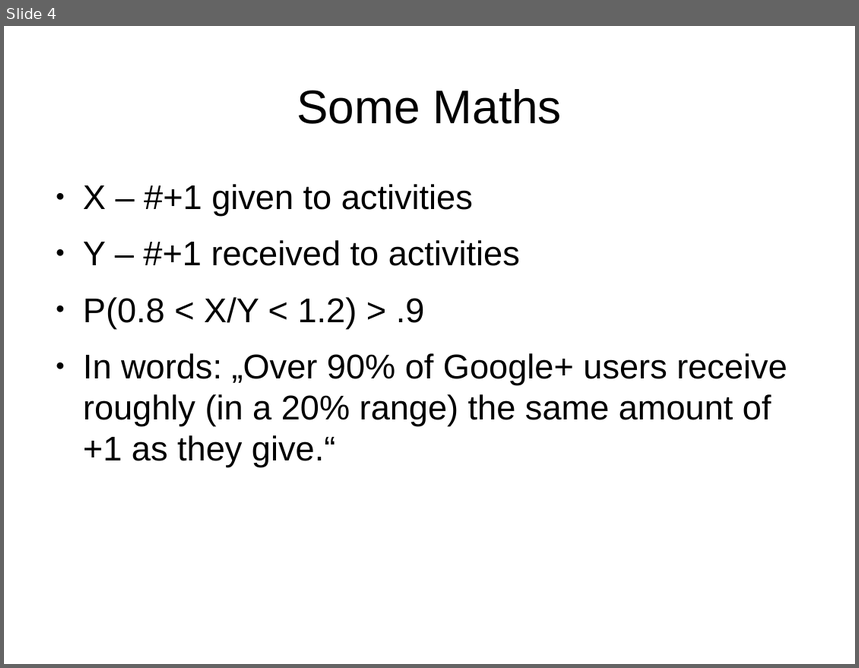
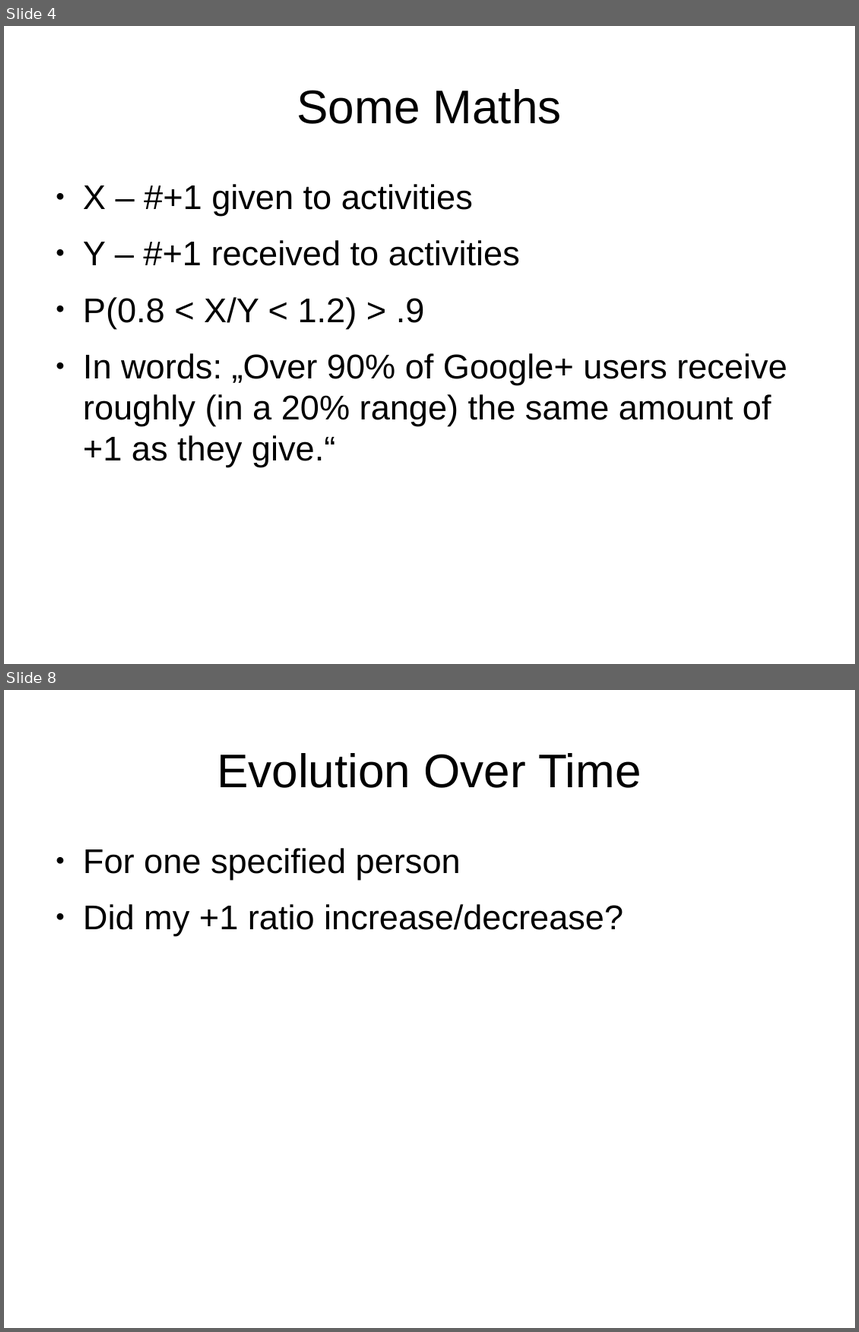
Before and after one commit to otruffer/MMC, a slide deck: praesi.odp. Shown one above the other, each under a label of ours: slide 4 before the commit, slides 4 and 8 after it; the slides between them are not shown. The pictures are 859x668 and 859x1332 pixels, drawn with LibreOffice and Linux fonts; fonts in the diff are those of the drawing. Boxes give left, top, right and bottom in pixels: in the first picture for what was removed or moved away, otherwise in the second. Text is boxed around its words. In the diff, an @@ line names an element or a change of style, - is before the commit and + after.

```diff
--- a/praesi.odp
+++ b/praesi.odp
@@ slide 8 added at (x1=4, y1=690, x2=855, y2=1328), background #FFFFFF @@
@@ title added at (x1=217, y1=753, x2=642, y2=788), 44 pt, text #000000 @@
+Evolution Over Time
@@ text added at (x1=83, y1=848, x2=623, y2=936), 32 pt, text #000000 @@
+● For one specified person
+● Did my +1 ratio increase/decrease?
```
Also in this commit, not shown: 2 slides changed, 5 other slides added.
